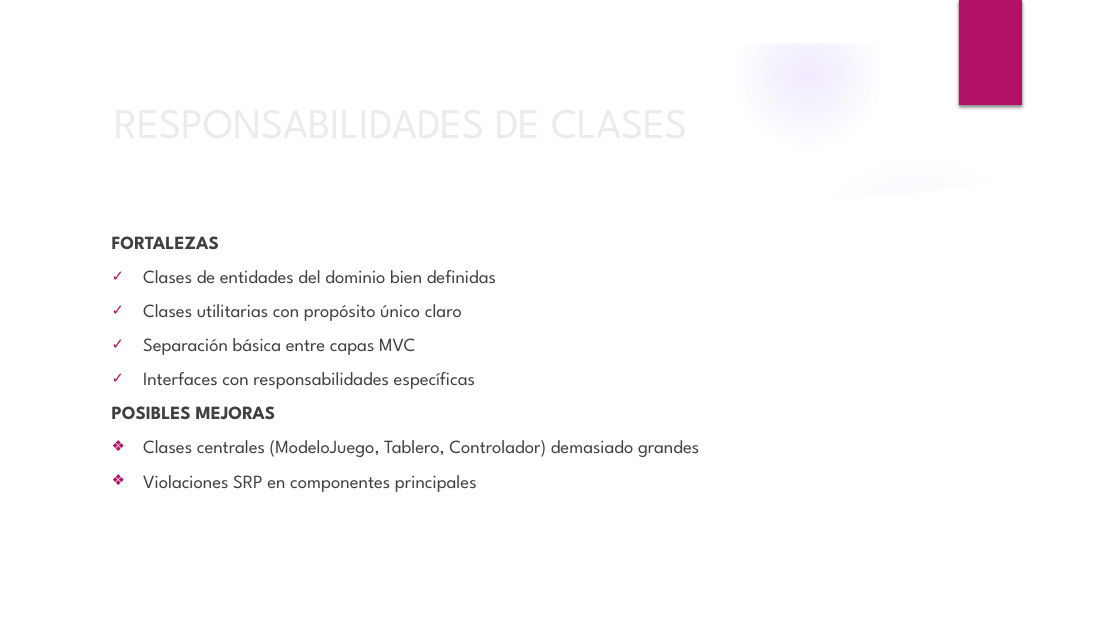
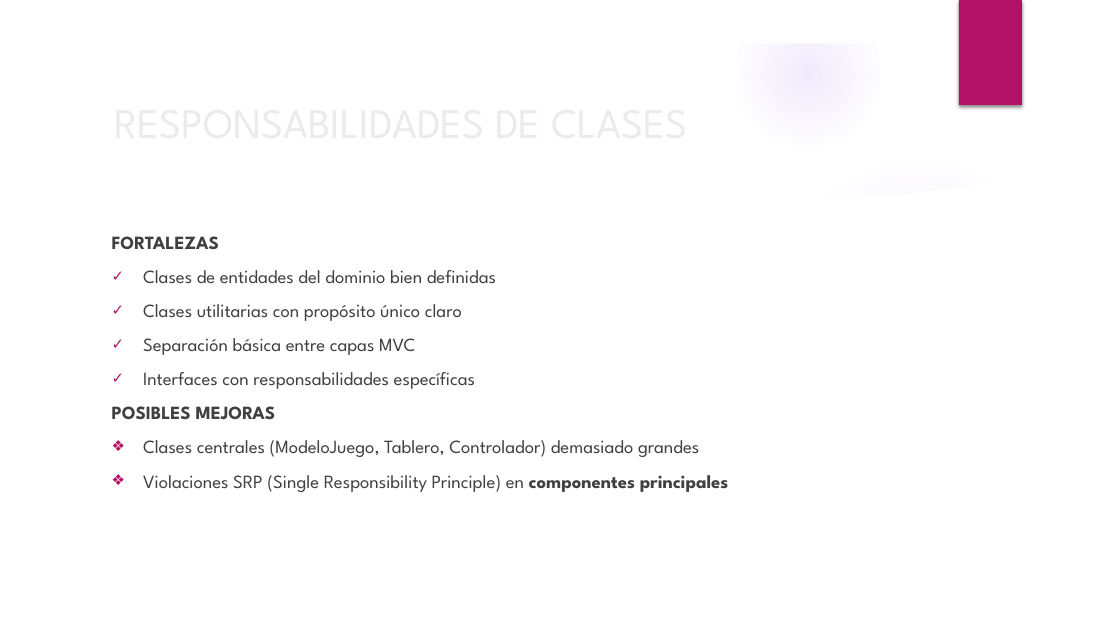
Before and after one commit to BinaryJuan/scrabble-poo, a slide deck: slide 35 of SCRABBLE.pptx (slide 32 before the commit). Drawn at 1120x630 pixels with LibreOffice and Linux fonts; fonts in the diff are those of the drawing; background and template pictures are left out. Boxes give left, top, right and bottom in pixels: in the first picture for what was removed or moved away, otherwise in the second. Text is boxed around its words. In the diff, an @@ line names an element or a change of style, - is before the commit and + after.

```diff
--- a/SCRABBLE.pptx
+++ b/SCRABBLE.pptx
@@ text at [143,475,729,492]: text changed @@
-❖ Violaciones SRP en componentes principales
+❖ Violaciones SRP (Single Responsibility Principle) en componentes principales
```
Also in this commit, not shown: 12 other slides changed, 3 slides added, 1 slide removed, 3 other files.
